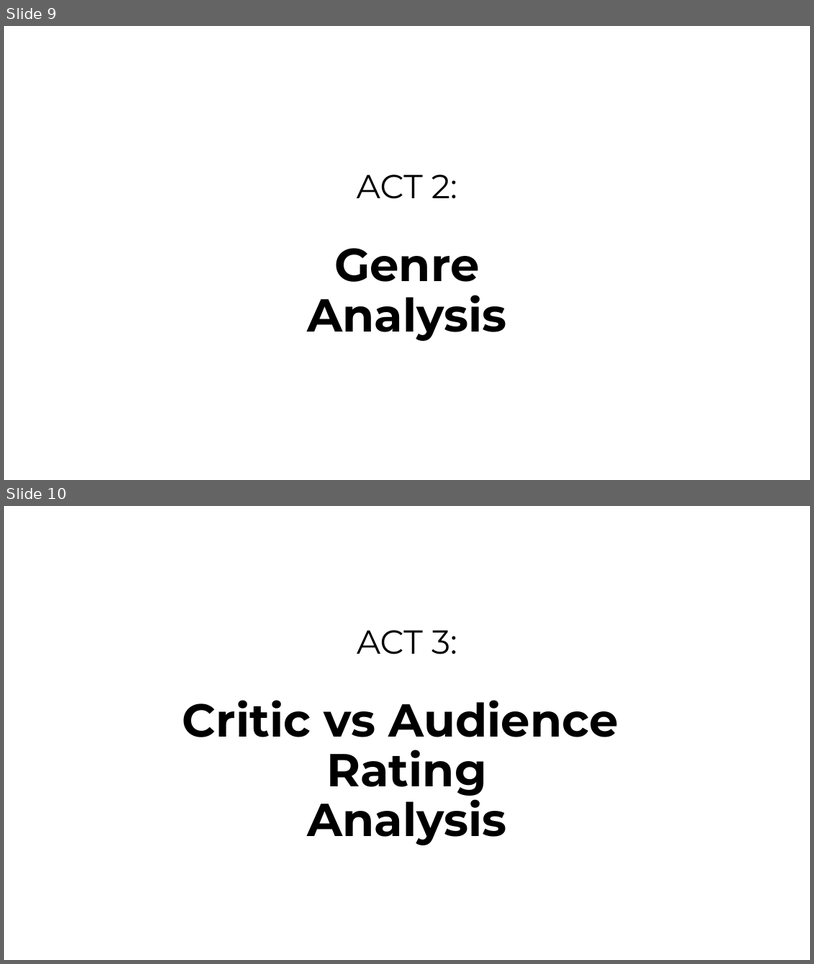
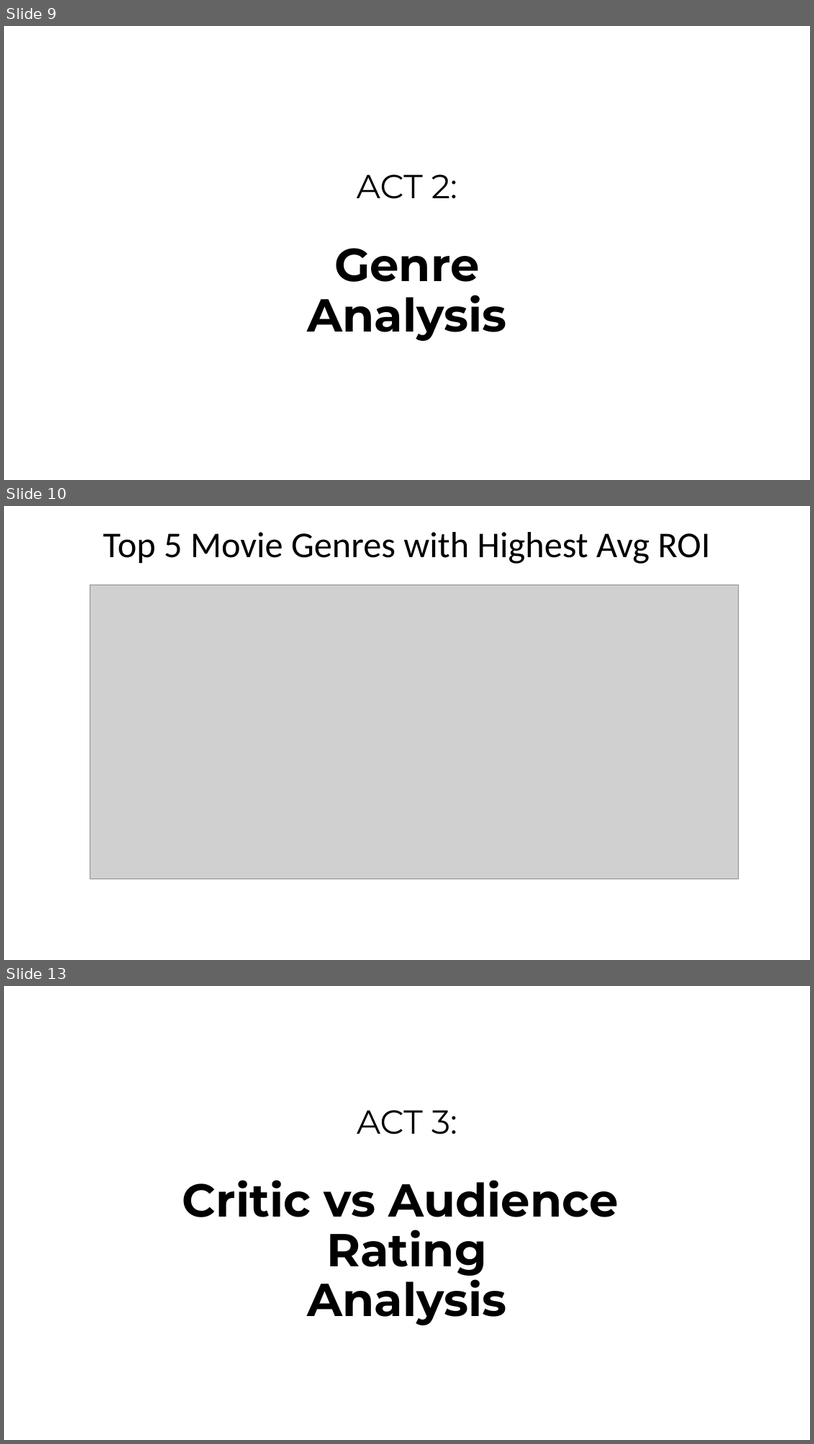
Before and after one commit to abelloma/project1, a slide deck: Project 1 Presentation.pptx. Shown one above the other, each under a label of ours: slides 9 and 10 before the commit, slides 9, 10 and 13 after it; the slides between them are not shown. The pictures are 814x964 and 814x1444 pixels, drawn with LibreOffice and Linux fonts; fonts in the diff are those of the drawing; grey boxes stand for pictures; background and template pictures are left out. Boxes give left, top, right and bottom in pixels: in the first picture for what was removed or moved away, otherwise in the second. Text is boxed around its words. In the diff, an @@ line names an element or a change of style, - is before the commit and + after.

```diff
--- a/Project 1 Presentation.pptx
+++ b/Project 1 Presentation.pptx
@@ slide 10 added at [4, 506, 810, 960], background #FFFFFF @@
@@ title added at [103, 532, 711, 564], 43.2 pt, text #000000 @@
+Top 5 Movie Genres with Highest Avg ROI
@@ picture added at [90, 584, 739, 879] @@
@@ what was slide 10 is now slide 13 @@
```
Also in this commit, not shown: 2 other slides added.
